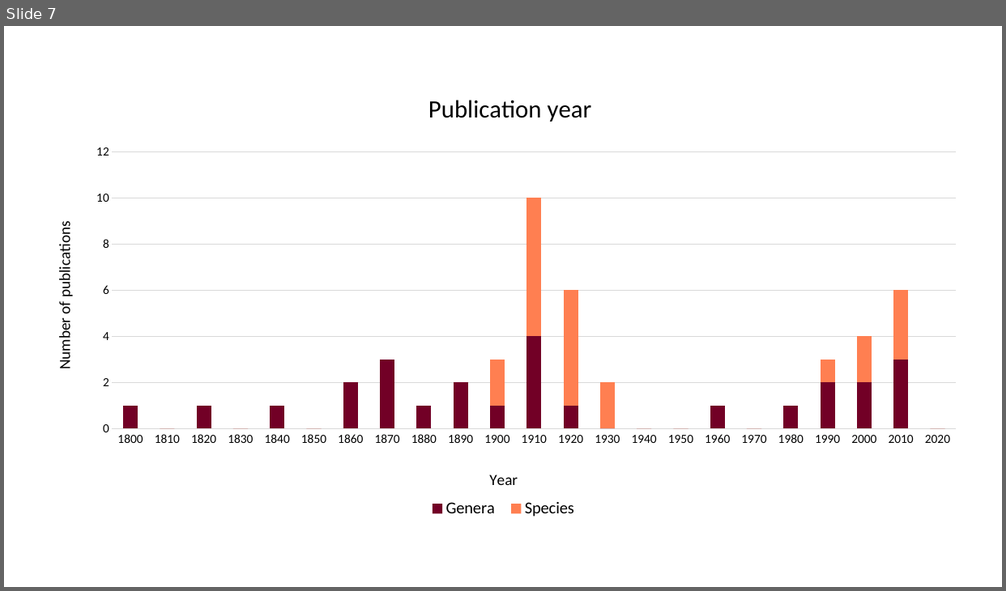
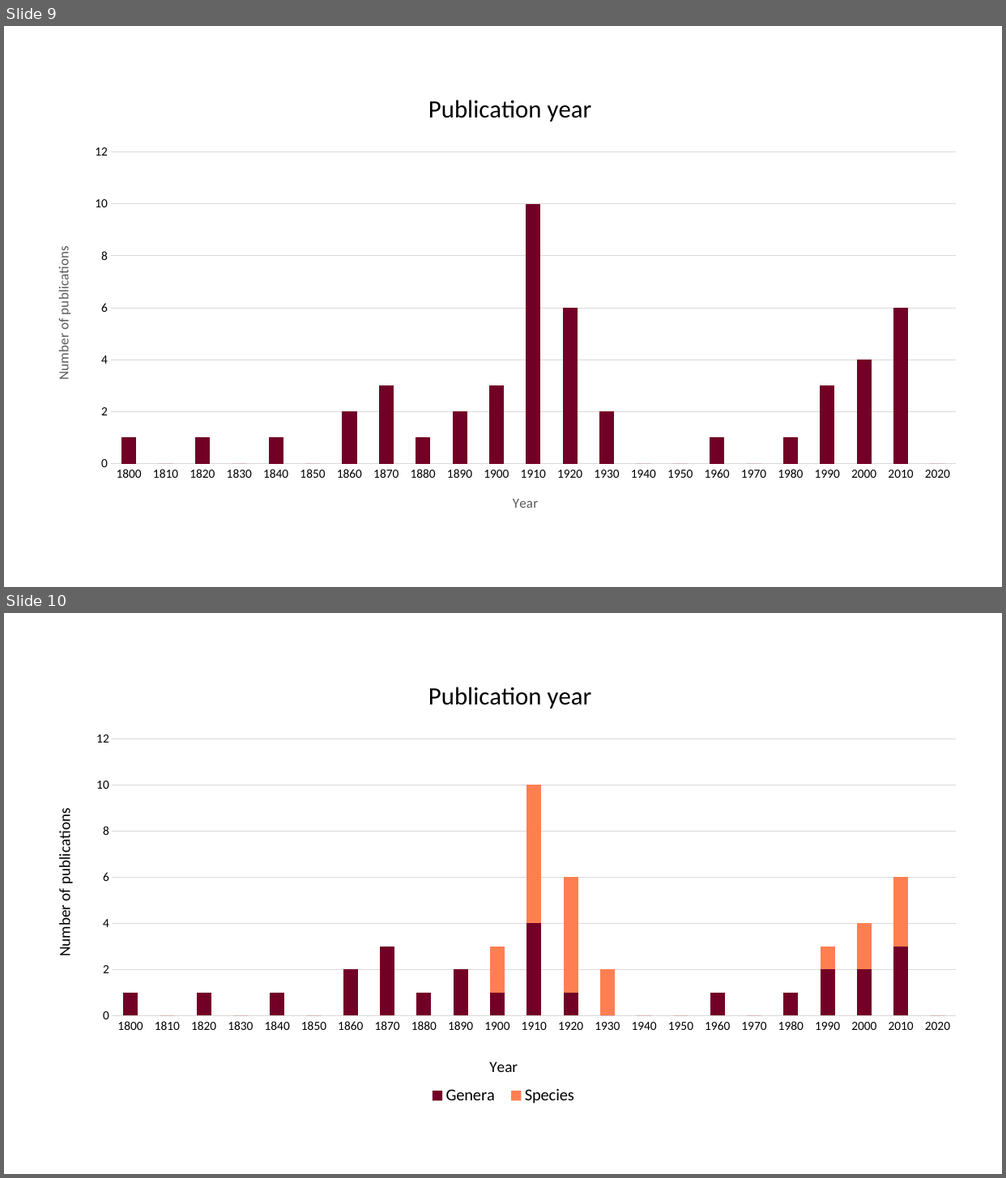
Before and after one commit to victoriathiel/Research_project, a slide deck: figures/figures.pptx. Shown one above the other, each under a label of ours: slide 7 before the commit, slides 9 and 10 after it. The pictures are 1006x591 and 1006x1178 pixels, drawn with LibreOffice and Linux fonts; fonts in the diff are those of the drawing. Boxes give left, top, right and bottom in pixels: in the first picture for what was removed or moved away, otherwise in the second. Text is boxed around its words. In the diff, an @@ line names an element or a change of style, - is before the commit and + after.

```diff
--- a/figures/figures.pptx
+++ b/figures/figures.pptx
@@ slide 9 added at (4, 26, 1002, 587), background #FFFFFF @@
@@ column stacked chart added at (39, 85, 975, 529) @@
+title "Publication year "
+categories: 1800, 1810, 1820, 1830, 1840, 1850, 1860, 1870, 1880, 1890, 1900, 1910, 1920, 1930, 1940, 1950, 1960, 1970, 1980, 1990, 2000, 2010, 2020
+Series 1: 1, 0, 1, 0, 1, 0, 2, 3, 1, 2, 3, 10, 6, 2, 0, 0, 1, 0, 1, 3, 4, 6, 0
@@ what was slide 7 is now slide 10 @@
```
Also in this commit, not shown: 2 other slides added.
